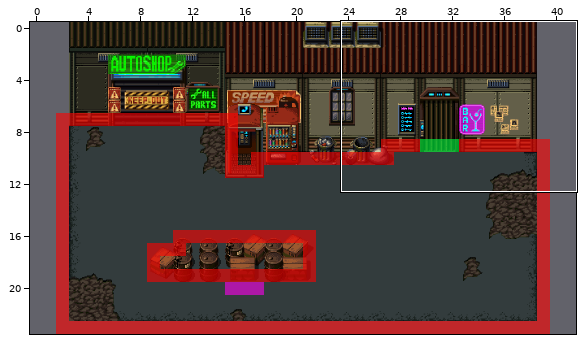
One commit to this Tiled map: output/assets/maps/world_cantina_exterior.tmx. The picture above shows the old version from afar; the outline marks the close-up.
Close-up. As it was:
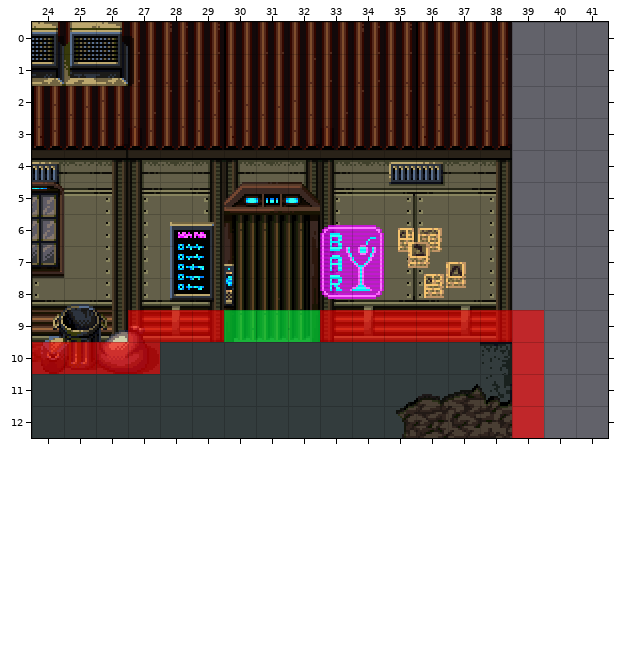
Cells are 32x32 px. Shown: x 24..41, y 0..12. The commit also changed other parts of the map, which this record leaves out. The old version is drawn lined up with the new one.
The result:
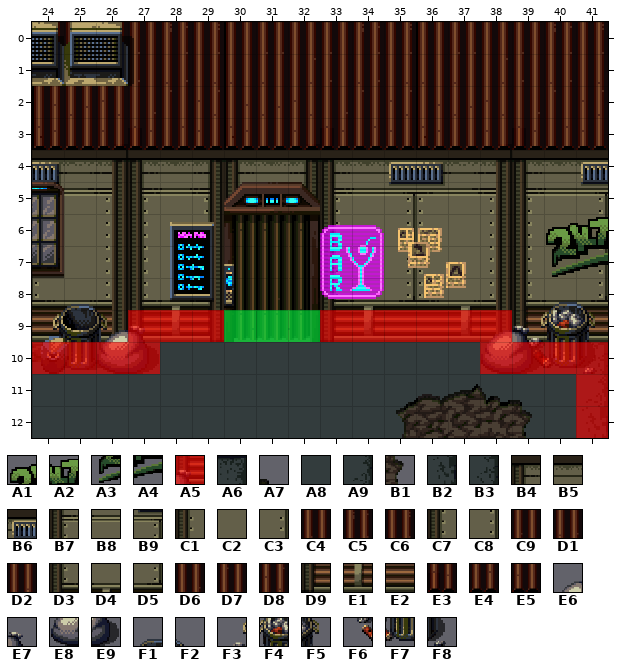
Key: from "Gasstation_v01": A1 260, A2 261, A3 286, A4 287; from "collisions": A5 0; from "gasstation_v01_w": A6 14, A7 25, A8 36, A9 40, B1 51, B2 66, B3 118, B4 165, B5 166, B6 167, B7 191, B8 192, B9 193, C1 217, C2 218, C3 219, C4 223, C5 224, C6 225, C7 243, C8 245, C9 249, D1 250, D2 251, D3 269, D4 270, D5 271, D6 275, D7 276, D8 277, D9 295, E1 296, E2 297, E3 301, E4 302, E5 303, E6 307, E7 308, E8 333, E9 334, F1 398, F2 399, F3 423, F4 424, F5 425, F6 449, F7 450, F8 451.
__ is an empty cell.
Tiles replaced or removed in this view: A5, A6, B2.
See-through tiles are keyed as they look on the map.
What changed:
Changed rows in their new state; .. is an unchanged cell.
map size 38x24 -> 42x24 cells (old content now starts at 2,0; both pictures use the new coordinates)
Layer "Suelo":
first column x 38:
10 A8 A8 A8 B3
11 A8 A8 A8 A9
12 .. A8 A8 B2
Layer "Suelo_2":
first column x 39:
11 A7
12 B1
Layer "Pared":
first column x 39:
 0 C4 C5 C6
 1 C9 D1 D2
 2 D6 D7 D8
 3 E3 E4 E5
 4 B4 B5 B6
 5 B7 B8 B9
 6 C1 C2 C3
 7 C7 C2 C8
 8 D3 D4 D5
 9 D9 E1 E2
Layer "Carteles":
first column x 40:
 6 A1 A2
 7 A3 A4
Layer "Otros_Mundo_5":
first column x 39:
 8 .. F1 F2
 9 F3 F4 F5
10 F6 F7 F8
Layer "Otros_Mundo_2":
first column x 38:
 9 E6 E7
10 E8 E9
Layer "Collisions_Wall":
first column x 38:
 9 .. __ .. ..
10 A5 .. A5 A5
11 .. __ .. A5
12 .. __ .. A5
Changed places in both close-ups, as pixel boxes (x1, y1, x2, y2):
changed: (480, 22, 608, 438)
